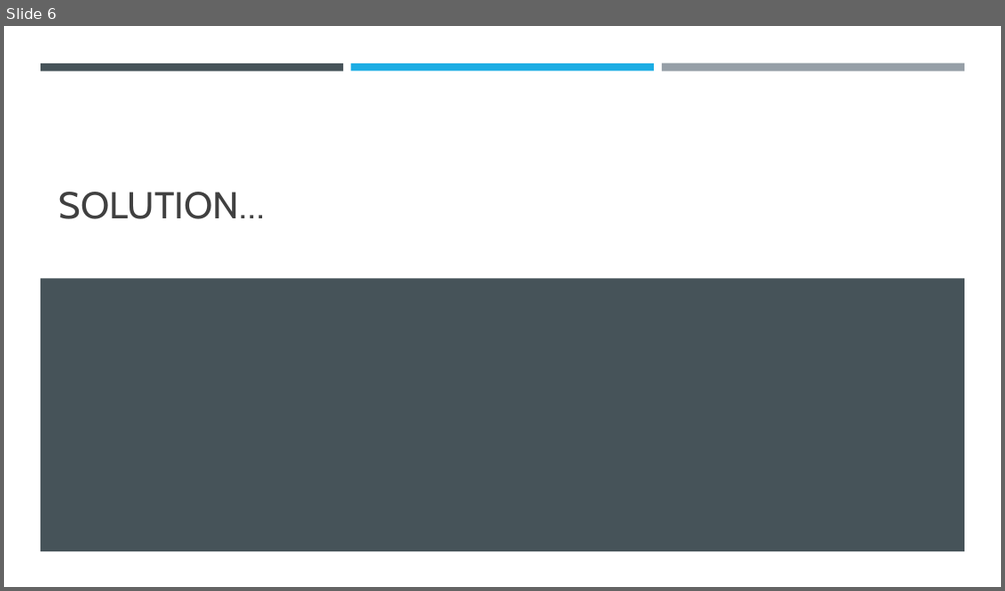
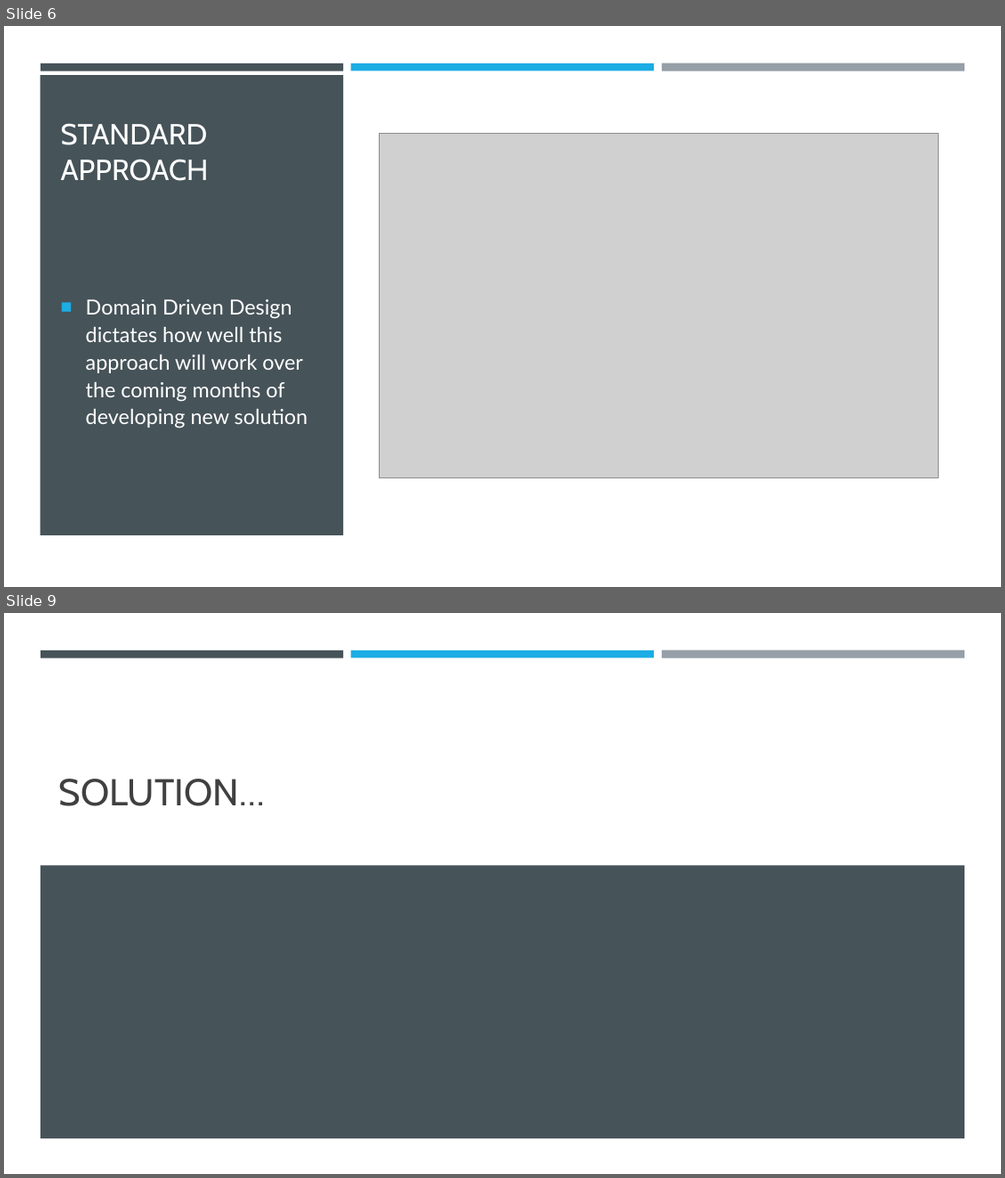
Before and after one commit to vesou/MediatRDemo, a slide deck: How to decouple your code.pptx. Shown one above the other, each under a label of ours: slide 6 before the commit, slides 6 and 9 after it; the slides between them are not shown. The pictures are 1005x591 and 1005x1178 pixels, drawn with LibreOffice and Linux fonts; fonts in the diff are those of the drawing; grey boxes stand for pictures. Boxes give left, top, right and bottom in pixels: in the first picture for what was removed or moved away, otherwise in the second. Text is boxed around its words. In the diff, an @@ line names an element or a change of style, - is before the commit and + after.

```diff
--- a/How to decouple your code.pptx
+++ b/How to decouple your code.pptx
@@ slide 6 added at box(4, 26, 1001, 587), background #000000 @@
@@ rectangle added at box(4, 26, 1001, 587), fill #FFFFFF @@
@@ rectangle added at box(40, 75, 343, 535), fill #465359 @@
@@ rectangle added at box(40, 63, 343, 70), fill #465359 @@
@@ rectangle added at box(351, 63, 654, 70), fill #1CADE4 @@
@@ rectangle added at box(662, 63, 964, 71), fill #969FA7 @@
@@ title added at box(61, 123, 209, 181), 28 pt, text #FFFFFF @@
+STANDARD APPROACH
@@ picture added at box(380, 133, 938, 477) @@
@@ text added at box(86, 299, 308, 428), 20 pt, text #FFFFFF @@
+■ Domain Driven Design dictates how well this approach will work over the coming months of developing new solution
@@ what was slide 6 is now slide 9 @@
```
Also in this commit, not shown: 5 slides changed, 6 other slides added, 2 slides removed.
